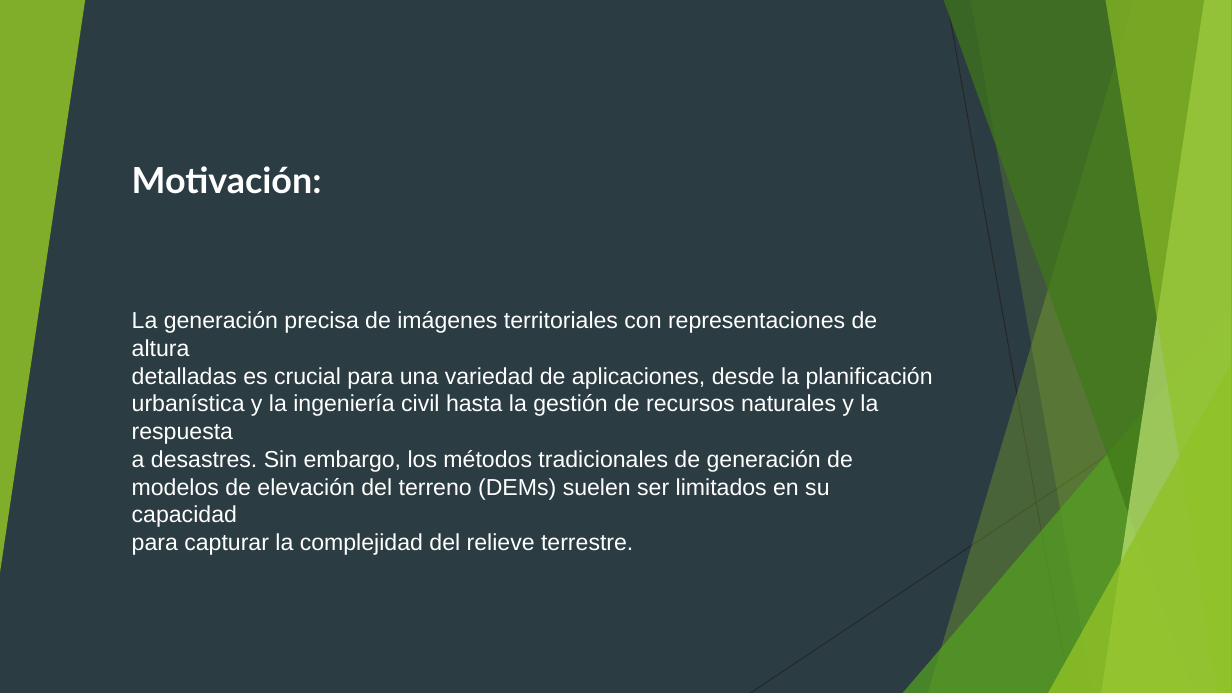
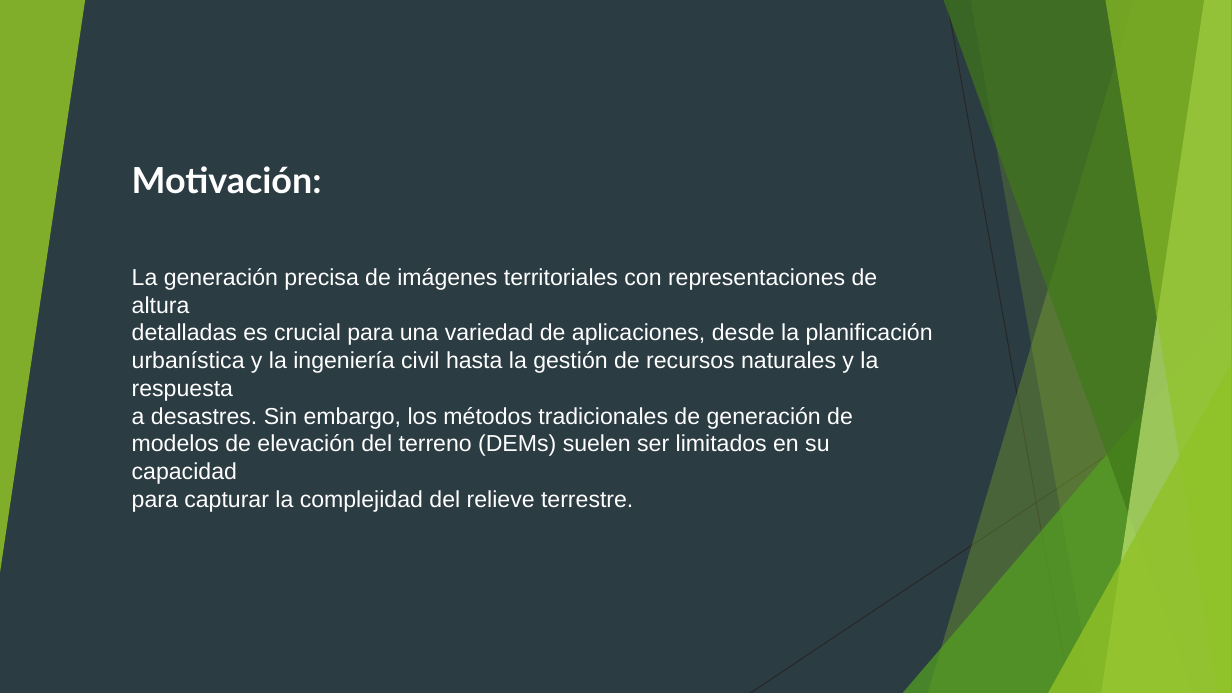
Before and after one commit to pixeldashgames/GANdela, a slide deck: slide 2 of GANdela.pptm. Drawn at 1232x693 pixels with LibreOffice and Linux fonts; fonts in the diff are those of the drawing. Boxes give left, top, right and bottom in pixels: in the first picture for what was removed or moved away, otherwise in the second. Text is boxed around its words. In the diff, an @@ line names an element or a change of style, - is before the commit and + after.

```diff
--- a/GANdela.pptm
+++ b/GANdela.pptm
@@ text "La generación precisa de imágenes ...": place and size @@
-text "La generación precisa de imágenes ..." at bbox=[132, 311, 933, 555]
+text "La generación precisa de imágenes ..." at bbox=[132, 268, 933, 512]
```
Also in this commit, not shown: 1 other slide changed, 8 slides added, 2 slides removed, 11 other files.
